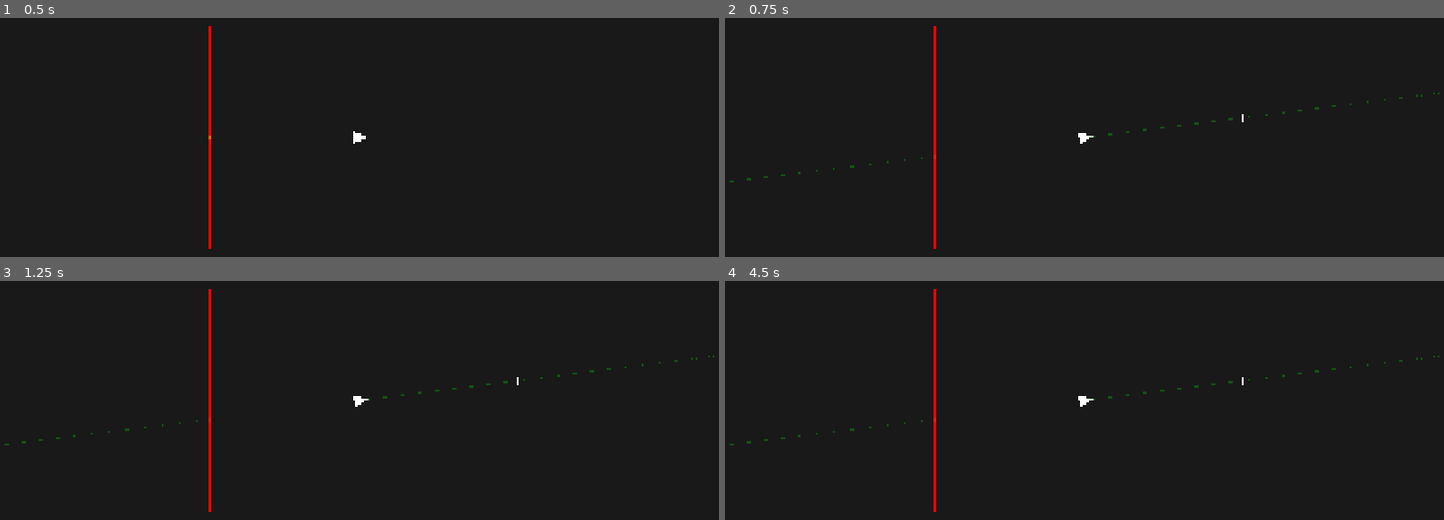
Above: before the commit, frames 1-4 (two rows, left to right).
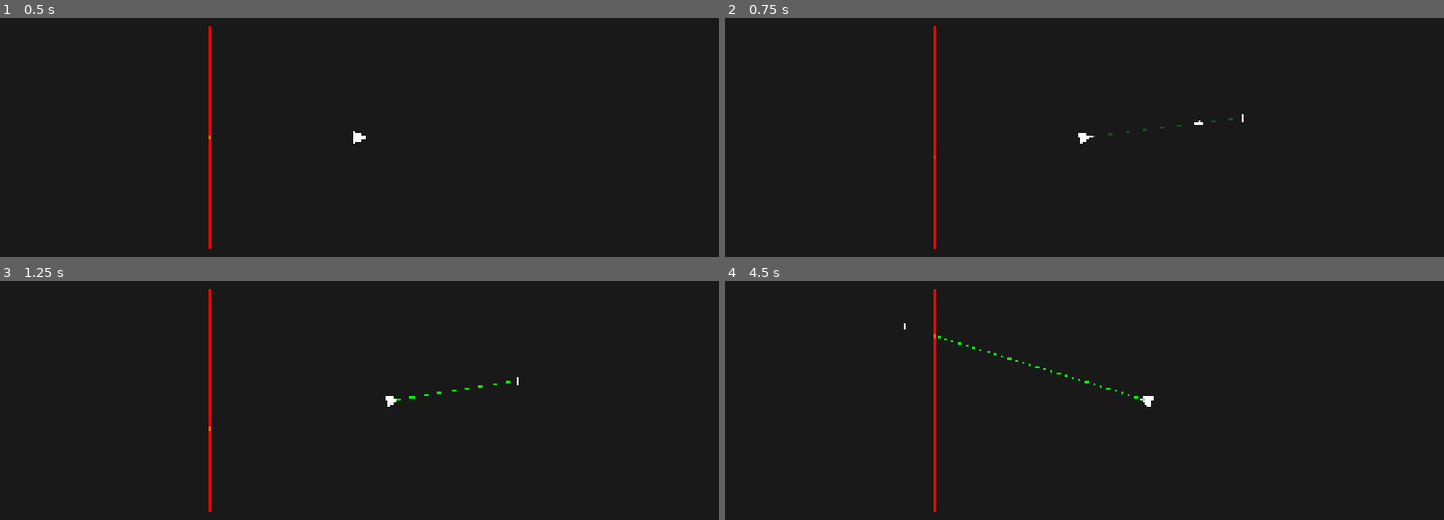
Above: after the commit, the same moments.

Repository: AlonKellner-RedHat/ricochet-game-v2
Game: Godot game, scene res://scenes/open_room_playable.tscn
Same seed, same stepped clock (60 frames per second), same inputs: the game is played once before the commit and once after it.
Inputs (mouse positions are in pixels of both pictures, inside the frame that each line leads up to):
- Up to frame 1 (0.5 s): no input
- Up to frame 2 (0.75 s): tap Enter at 0.5 s; move the mouse to (1242, 118) at 0.52 s; hold D (move_right) from 0.53 s (still down); hold Space (fire) from 0.53 s (still down); click (1242, 118) at 0.67 s
- Up to frame 3 (1.25 s): keep holding D (move_right); keep holding Space (fire)
- Up to frame 4 (4.5 s): release D (move_right) at 1.25 s; release Space (fire) at 1.25 s; drag from (940, 419) to (1048, 481) at 1.27 s; tap Enter at 2 s; move the mouse to (1156, 312) at 2.02 s; hold D (move_right) 2.03-2.75 s; tap Alt at 2.1 s; drag from (1048, 481) to (868, 340) at 2.77 s; tap Space (fire) at 3.5 s; move the mouse to (1300, 460) at 3.52 s; hold A (move_left) 3.53-4.25 s; hold Space (fire) 3.53-4.25 s; drag from (868, 340) to (976, 300) at 4.27 s

Frame 1 is identical in both runs. In frame 2, 0.1% of the frame differs, in the area x 0-100%, y 31-69%; in frame 3, 0.3%; in frame 4, 0.4%, in the area x 0-100%, y 17-69%.

Commit message:
Clip through-infinity steps to level bounds
Escape/return steps now clip to room_rect bounds instead of ±10000.
The arrow animates at normal speed to the level edge, instantly
crosses infinity (zero-length gap), then animates from the opposite
edge to the hit point. No more waiting for off-screen travel.

- Tracer takes optional bounds parameter, clips with ray-rect intersection
- PathRenderer and GameManager pass room_rect as bounds
- Arrow animator: all steps animate normally (no special skip logic)

Co-Authored-By: Claude Opus 4.6 <noreply@anthropic.com>

Diff:
--- a/scripts/game/arrow_animator.gd
+++ b/scripts/game/arrow_animator.gd
@@ -44,14 +44,6 @@
 	var distance := ARROW_SPEED * delta
 	while distance > 0.0 and _current_step_index < _path.steps.size():
 		var step: Tracer.Step = _path.steps[_current_step_index]
-
-		if step.hit == null:
-			_arrow_position = step.end
-			_arrow_direction = (step.end - step.start).normalized()
-			_current_step_index += 1
-			_progress_along_step = 0.0
-			continue
-
 		var step_length: float = step.start.distance_to(step.end)
 		var remaining_in_step: float = step_length - _progress_along_step
 
--- a/scripts/game/game_manager.gd
+++ b/scripts/game/game_manager.gd
@@ -36,8 +36,12 @@
 	if _level_settings and "surfaces" in _level_settings:
 		surfaces = _level_settings.surfaces
 
+	var bounds: Rect2 = Tracer.DEFAULT_BOUNDS
+	if _level_settings and "room_rect" in _level_settings:
+		bounds = _level_settings.room_rect
+
 	var dir := Direction.new(player_pos, cursor_pos)
-	var path := Tracer.trace(player_pos, dir, surfaces, GameState.new())
+	var path := Tracer.trace(player_pos, dir, surfaces, GameState.new(), bounds)
 
 	if _path_renderer:
 		_path_renderer.modulate.a = 0.25
--- a/scripts/math/tracer.gd
+++ b/scripts/math/tracer.gd
@@ -18,8 +18,9 @@
 	var targets_hit: Dictionary = {}
 
 const MAX_HITS := 256
+const DEFAULT_BOUNDS := Rect2(0, 0, 1920, 1080)
 
-static func trace(origin: Vector2, direction: Direction, surfaces: Array, game_state: GameState) -> TracedPath:
+static func trace(origin: Vector2, direction: Direction, surfaces: Array, game_state: GameState, bounds: Rect2 = DEFAULT_BOUNDS) -> TracedPath:
 	var path := TracedPath.new()
 
 	if direction.is_zero_length():
@@ -41,16 +42,16 @@
 
 		if hit == null:
 			var dir_vec: Vector2 = ray.direction.to_vector().normalized()
-			var escape_end: Vector2 = ray.origin + dir_vec * 10000.0
-			var return_start: Vector2 = ray.origin - dir_vec * 10000.0
+			var escape_end: Vector2 = _clip_to_bounds_edge(ray.origin, dir_vec, bounds)
+			var return_start: Vector2 = _clip_to_bounds_edge(ray.origin, -dir_vec, bounds)
 			path.steps.append(Step.new(ray.origin, escape_end, frame_id, null))
 			path.steps.append(Step.new(return_start, ray.origin, frame_id, null))
 			break
 
 		if hit.t < 0.0:
 			var dir_vec: Vector2 = ray.direction.to_vector().normalized()
-			var escape_end: Vector2 = ray.origin + dir_vec * 10000.0
-			var return_start: Vector2 = hit.point - dir_vec * 10000.0
+			var escape_end: Vector2 = _clip_to_bounds_edge(ray.origin, dir_vec, bounds)
+			var return_start: Vector2 = _clip_to_bounds_edge(hit.point, -dir_vec, bounds)
 			path.steps.append(Step.new(ray.origin, escape_end, frame_id, null))
 			path.steps.append(Step.new(return_start, hit.point, frame_id, hit))
 		else:
@@ -76,3 +77,21 @@
 		break
 
 	return path
+
+static func _clip_to_bounds_edge(origin: Vector2, dir: Vector2, bounds: Rect2) -> Vector2:
+	var min_t := INF
+	if dir.x > 0.0:
+		var t: float = (bounds.end.x - origin.x) / dir.x
+		min_t = minf(min_t, t)
+	elif dir.x < 0.0:
+		var t: float = (bounds.position.x - origin.x) / dir.x
+		min_t = minf(min_t, t)
+	if dir.y > 0.0:
+		var t: float = (bounds.end.y - origin.y) / dir.y
+		min_t = minf(min_t, t)
+	elif dir.y < 0.0:
+		var t: float = (bounds.position.y - origin.y) / dir.y
+		min_t = minf(min_t, t)
+	if is_inf(min_t) or min_t < 0.0:
+		min_t = 100.0
+	return origin + dir * min_t
--- a/scripts/visual/path_renderer.gd
+++ b/scripts/visual/path_renderer.gd
@@ -35,13 +35,20 @@
 
 	var surfaces := _get_surfaces()
 	var dir := Direction.new(player_pos, _cursor_pos)
-	_traced_path = Tracer.trace(player_pos, dir, surfaces, GameState.new())
+	var bounds := _get_bounds()
+	_traced_path = Tracer.trace(player_pos, dir, surfaces, GameState.new(), bounds)
 
 func _get_surfaces() -> Array:
 	var parent := get_parent()
 	if parent and "surfaces" in parent:
 		return parent.surfaces
 	return []
+
+func _get_bounds() -> Rect2:
+	var parent := get_parent()
+	if parent and "room_rect" in parent:
+		return parent.room_rect
+	return Tracer.DEFAULT_BOUNDS
 
 func _draw() -> void:
 	if _traced_path == null or _traced_path.steps.size() == 0:
